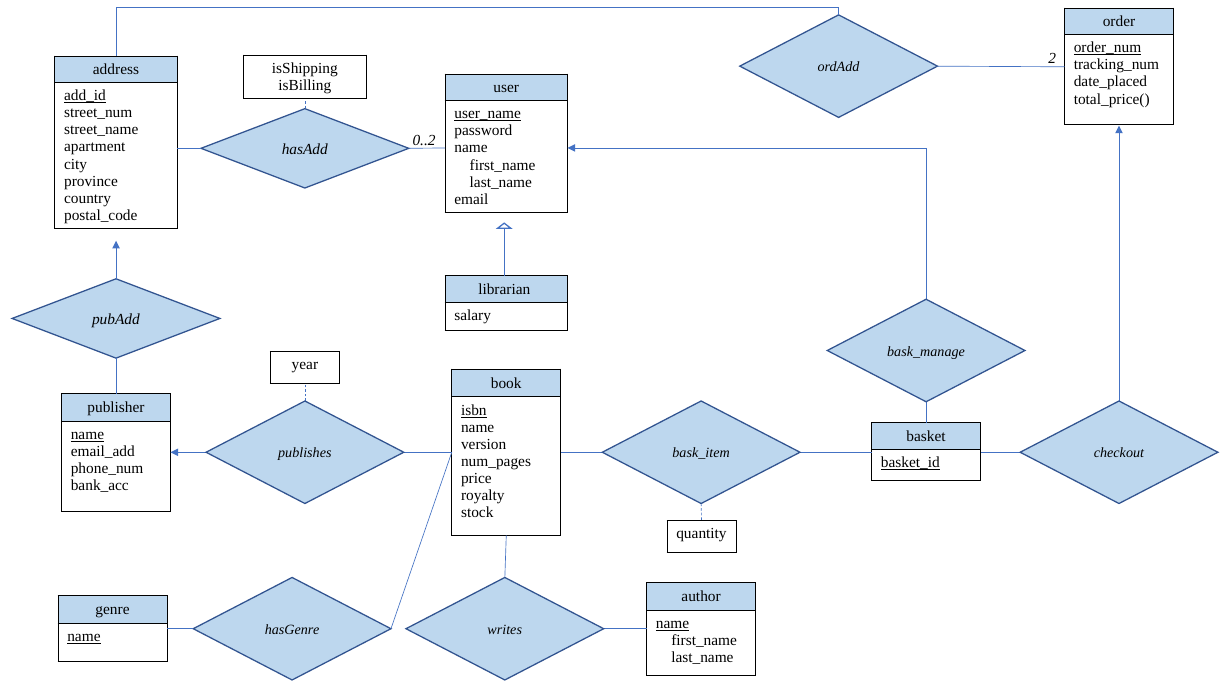
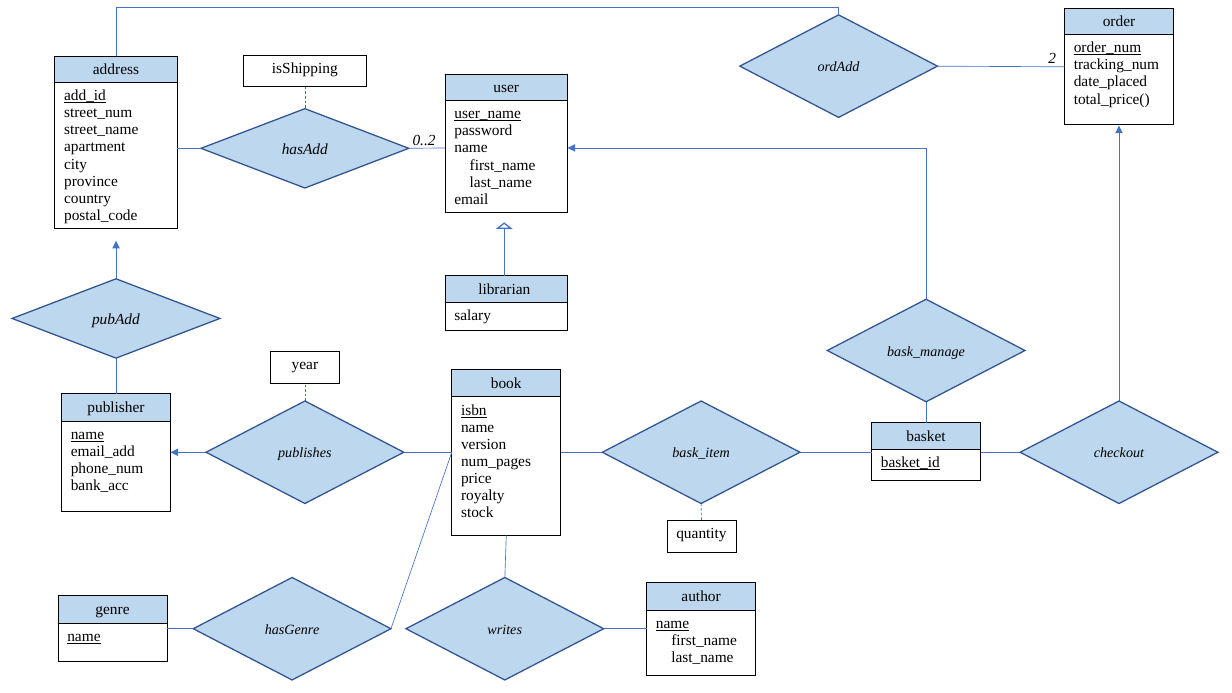
Before and after one commit to john-breton/COMP3005, a slide deck: slide 1 of documentation/ER Diagram/ER Diagram - Project - COMP3005.pptx. Drawn at 1232x693 pixels with LibreOffice and Linux fonts; fonts in the diff are those of the drawing. Boxes give left, top, right and bottom in pixels: in the first picture for what was removed or moved away, otherwise in the second. Text is boxed around its words. In the diff, an @@ line names an element or a change of style, - is before the commit and + after.

Commit message:
removed isBilling

```diff
--- a/documentation/ER Diagram/ER Diagram - Project - COMP3005.pptx
+++ b/documentation/ER Diagram/ER Diagram - Project - COMP3005.pptx
@@ table at box(244, 55, 366, 87) @@
-row 1, column 1: isShipping / isBilling
+row 1, column 1: isShipping
@@ line moved from (305, 101) - (305, 109) to (305, 87) - (305, 109) @@
```
Also in this commit, not shown: 2 other files.
